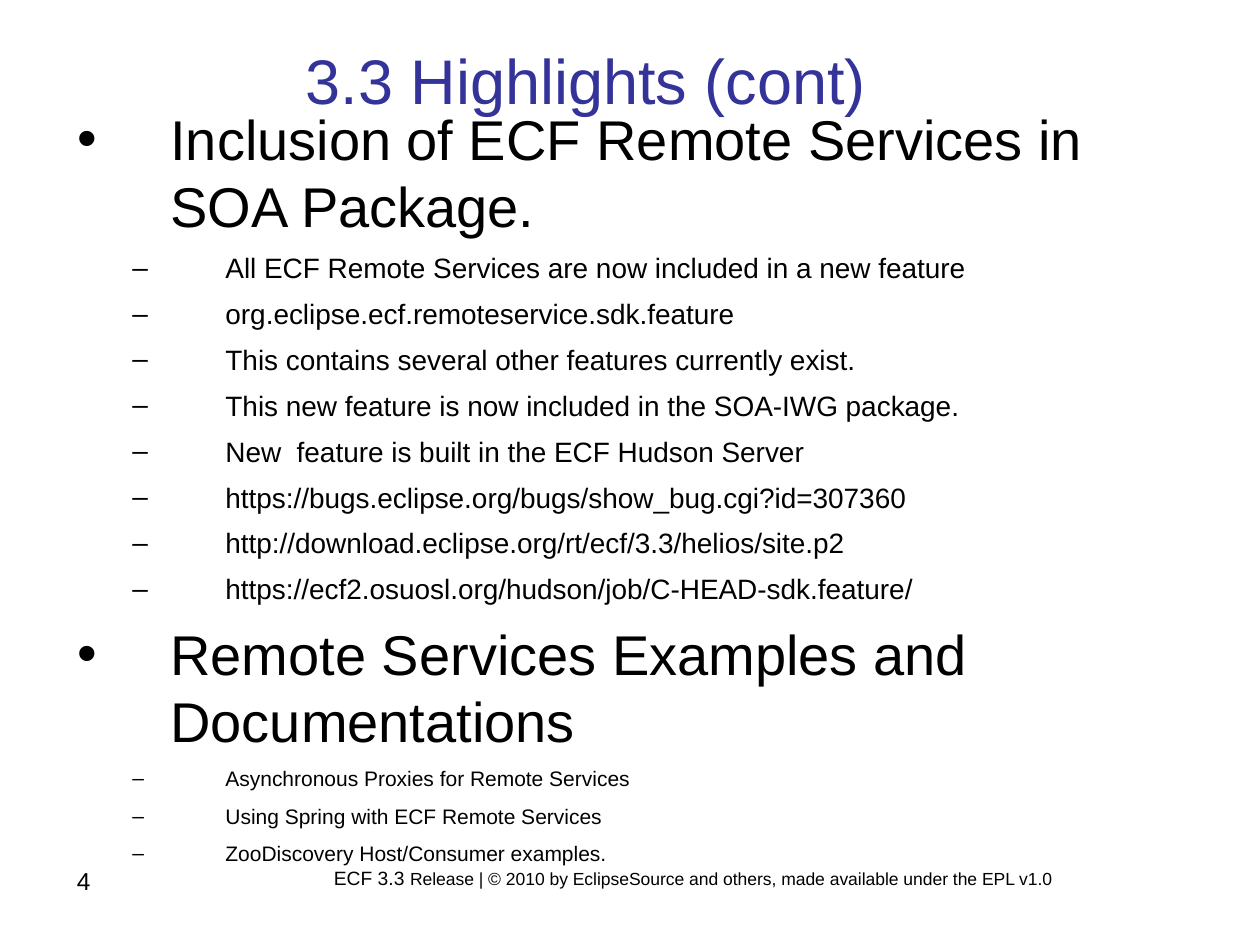
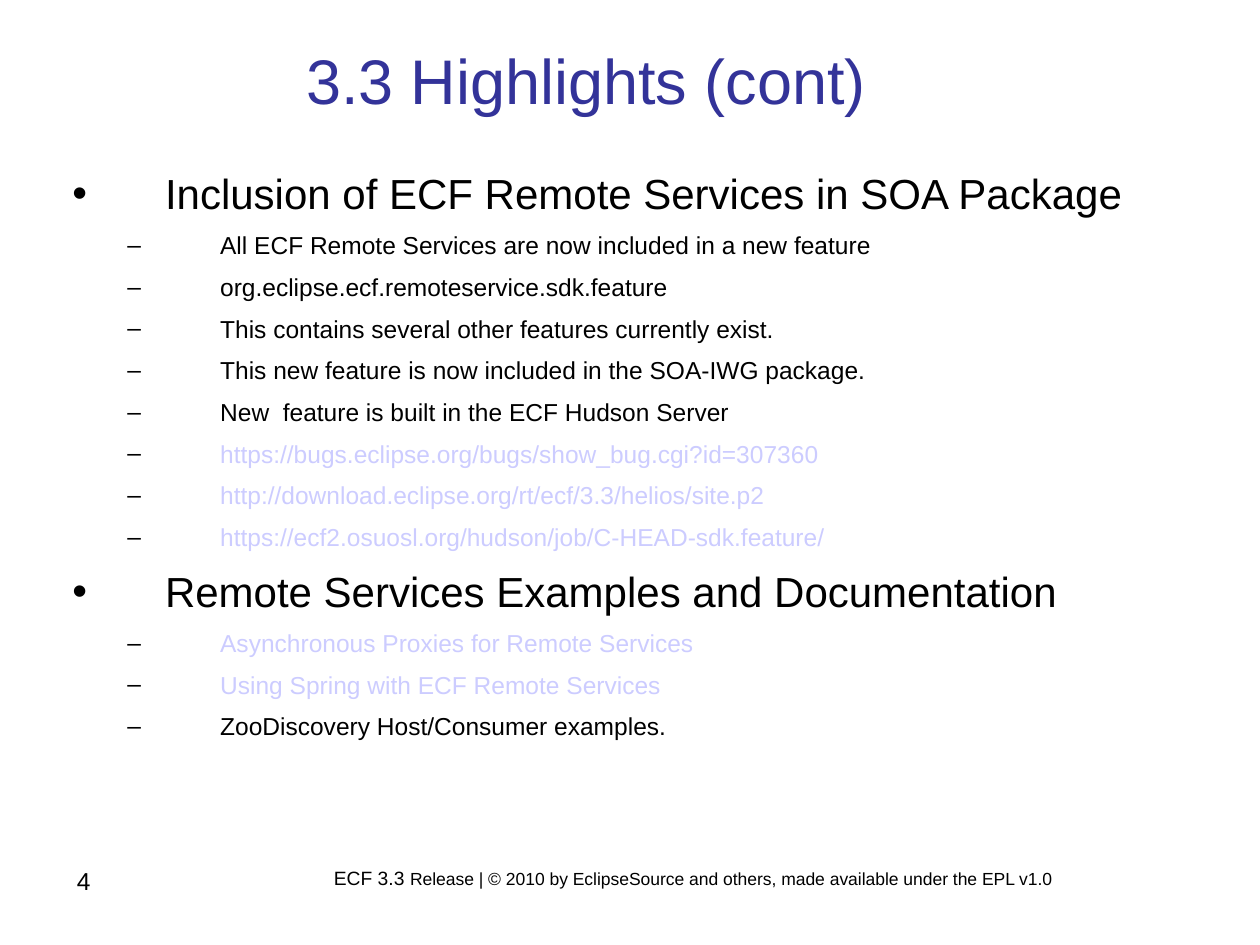
Before and after one commit to eclipse/ecf-website, a slide deck: slide 4 of reviews/ECF_Project_3.3_Release_Review.ppt. Drawn at 1260x945 pixels with LibreOffice and Linux fonts; fonts in the diff are those of the drawing; background and template pictures are left out. Boxes give left, top, right and bottom in pixels: in the first picture for what was removed or moved away, otherwise in the second. Text is boxed around its words. In the diff, an @@ line names an element or a change of style, - is before the commit and + after.

```diff
--- a/reviews/ECF_Project_3.3_Release_Review.ppt
+++ b/reviews/ECF_Project_3.3_Release_Review.ppt
@@ text "Inclusion of ECF Remote Services ..." moved from (x1=170, y1=115, x2=1082, y2=866) to (x1=165, y1=178, x2=1121, y2=740) @@
@@ text at (x1=165, y1=178, x2=1121, y2=218): text changed; size 32 to 24 pt @@
-• Inclusion of ECF Remote Services in SOA Package.
+• Inclusion of ECF Remote Services in SOA Package
@@ text at (x1=220, y1=236, x2=870, y2=740): size 16 to 14 pt in "All ECF Remote Services are now included ...", "org.eclipse.ecf.remoteservice.sdk.feature", "This contains several other features currently exist.", "This new feature is now included in ..." and 4 more places; text colour #000000 to #CCCCFF in "https://bugs.eclipse.org/bugs/show_bug.cgi?id=307360", "http://download.eclipse.org/rt/ecf/3.3/helios/site.p2", "https://ecf2.osuosl.org/hudson/job/C-HEAD-sdk.feature/", "Asynchronous Proxies for Remote Services" and 1 more places; size 12 to 14 pt in "Asynchronous Proxies for Remote Services", "Using Spring with ECF Remote Services", "ZooDiscovery Host/Consumer examples."; indent changed @@
@@ text at (x1=165, y1=576, x2=1056, y2=615): text changed; size 32 to 24 pt @@
-• Remote Services Examples and Documentations
+• Remote Services Examples and Documentation
```
Also in this commit, not shown: 7 other slides changed, 1 other file.
